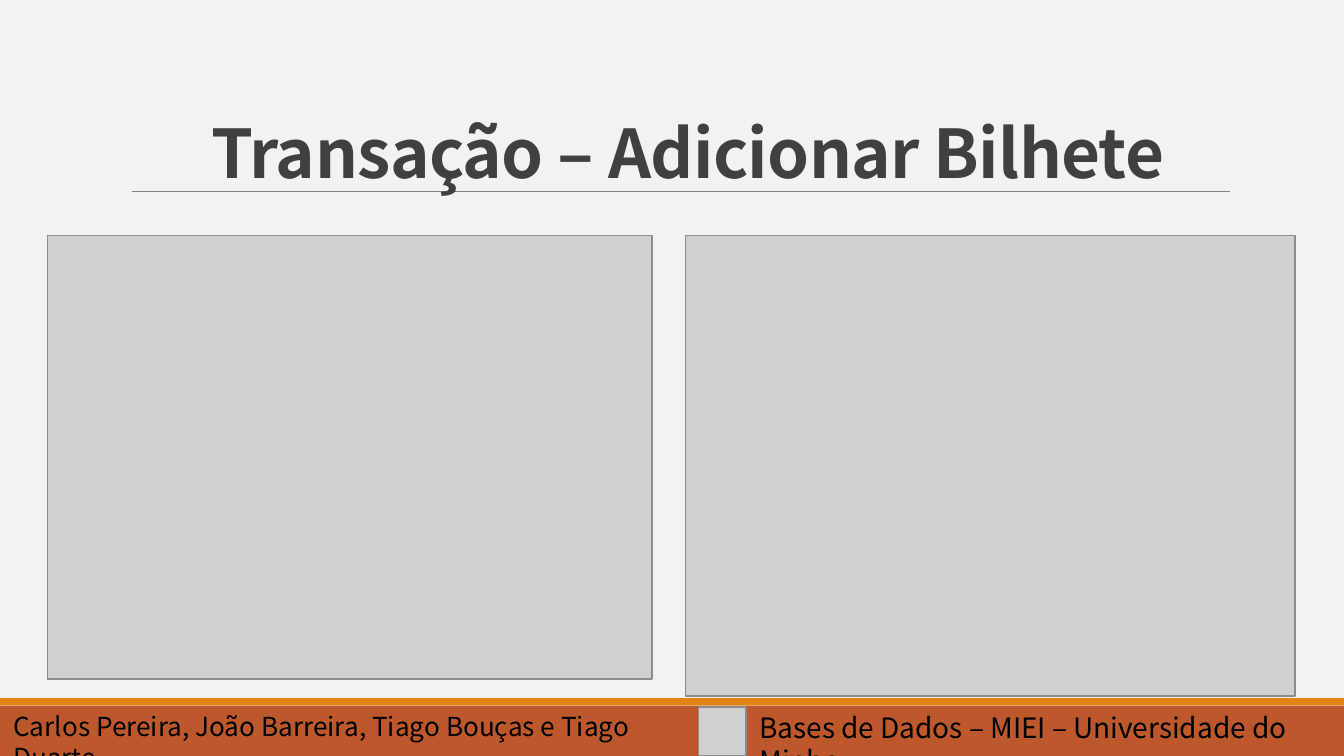
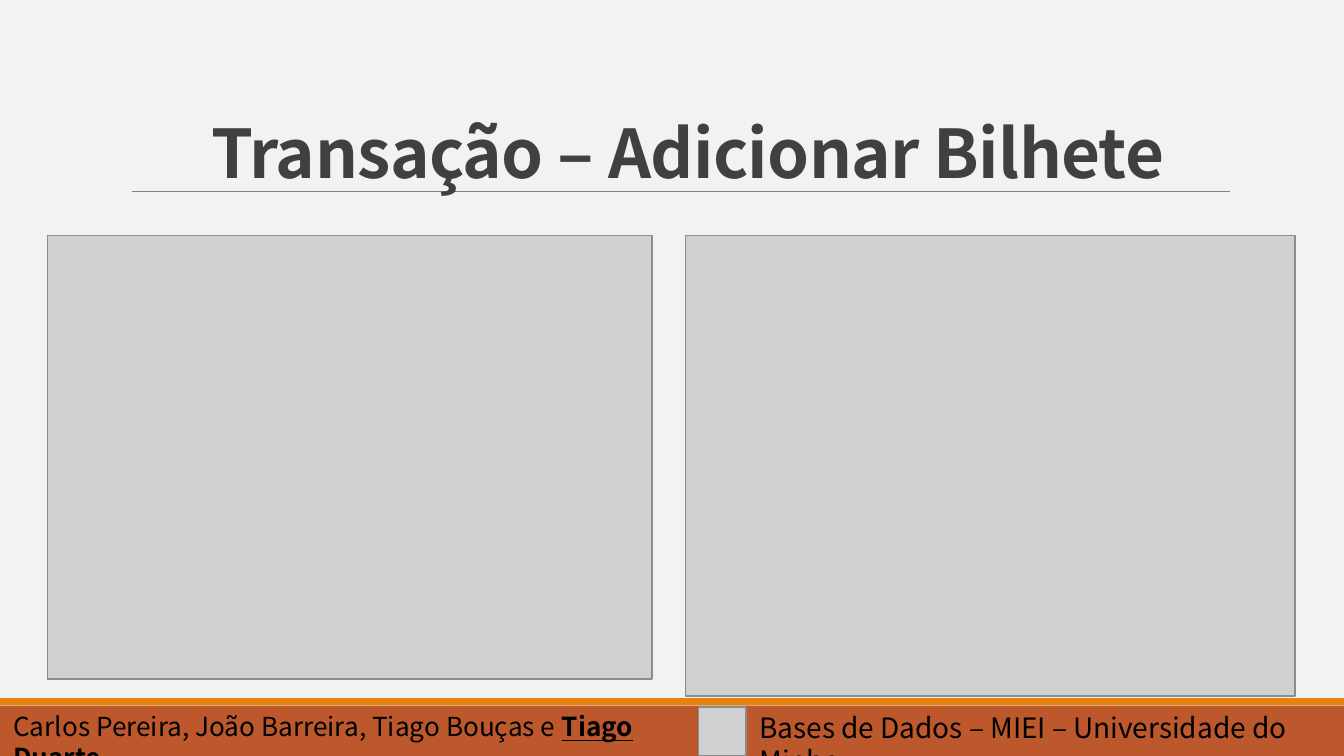
Before and after one commit to barreira/bd-1617, a slide deck: slide 8 of Slides_apresentação.pptx (slide 11 before the commit). Drawn at 1344x756 pixels with LibreOffice and Linux fonts; fonts in the diff are those of the drawing; grey boxes stand for pictures. Boxes give left, top, right and bottom in pixels: in the first picture for what was removed or moved away, otherwise in the second. Text is boxed around its words. In the diff, an @@ line names an element or a change of style, - is before the commit and + after.

```diff
--- a/Slides_apresentação.pptx
+++ b/Slides_apresentação.pptx
@@ text "Carlos Pereira, João Barreira, Tiago ..." at [13, 715, 633, 743]: bold on, underline on in "Tiago Duarte" @@
```
Also in this commit, not shown: 11 other slides changed, 4 slides added.
